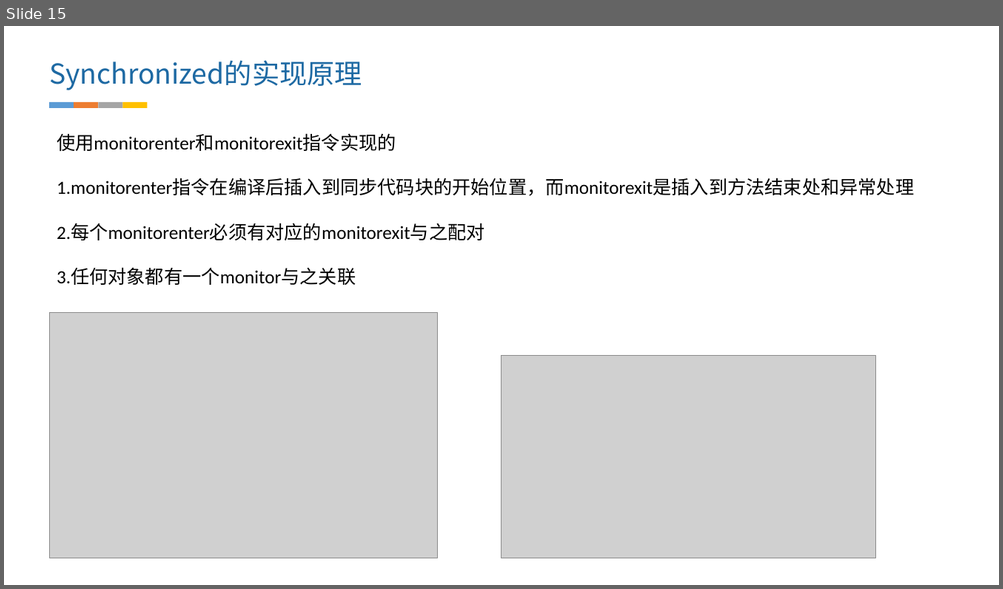
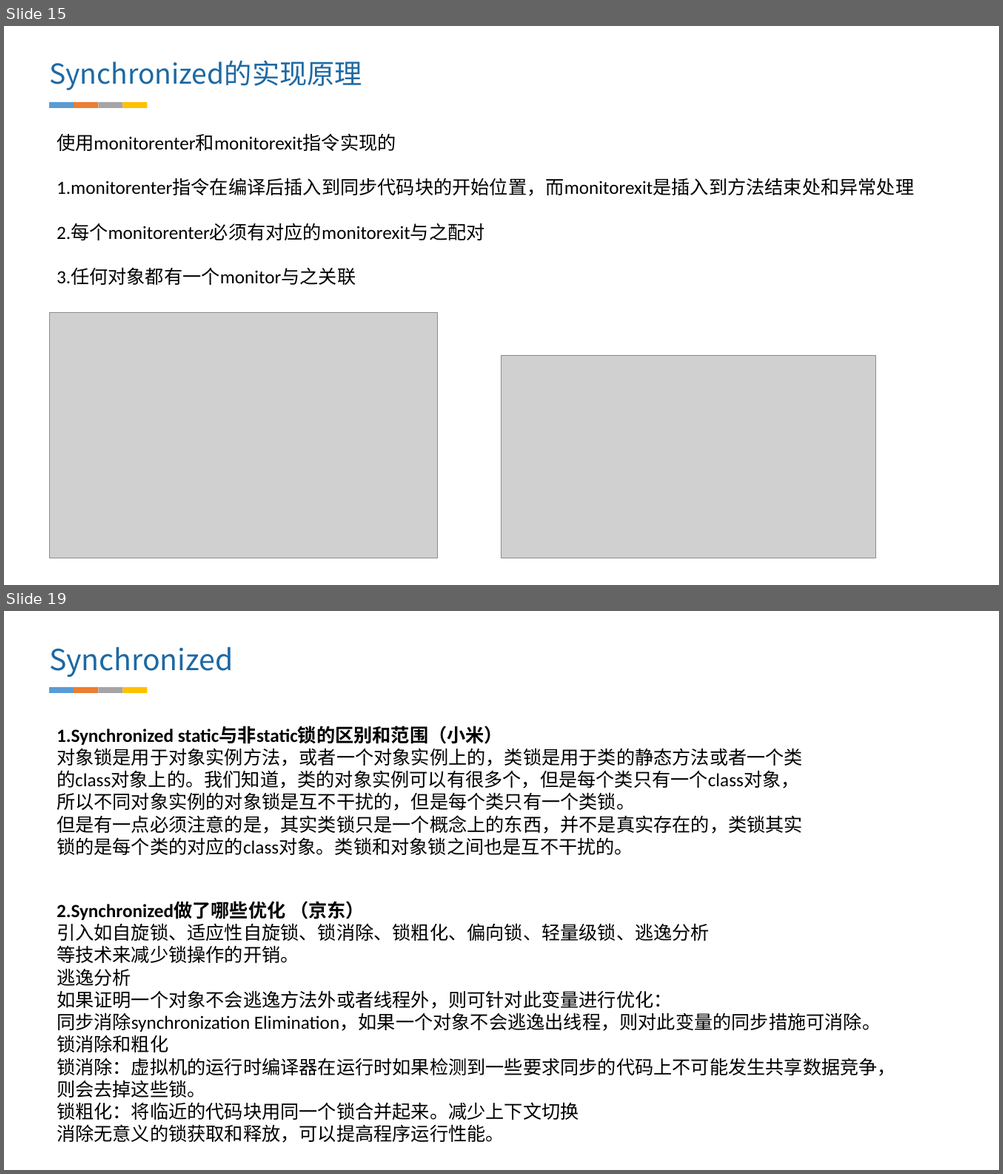
Before and after one commit to zhangwan/MyPostImg, a slide deck: 文档/享学笔记/java基础/线程.pptx. Shown one above the other, each under a label of ours: slide 15 before the commit, slides 15 and 19 after it; the slides between them are not shown. The pictures are 1003x589 and 1003x1174 pixels, drawn with LibreOffice and Linux fonts; fonts in the diff are those of the drawing; grey boxes stand for pictures. Boxes give left, top, right and bottom in pixels: in the first picture for what was removed or moved away, otherwise in the second. Text is boxed around its words. In the diff, an @@ line names an element or a change of style, - is before the commit and + after.

```diff
--- a/文档/享学笔记/java基础/线程.pptx
+++ b/文档/享学笔记/java基础/线程.pptx
@@ slide 19 added at [4,611,999,1170], background #FFFFFF @@
@@ text added at [49,647,233,677], 28 pt, text #1D69A3 @@
+Synchronized
@@ group added at [50,687,148,693]: 4 rectangles @@
@@ text added at [57,726,802,855], 18 pt, text #000000 @@
+1.Synchronized static与非static锁的区别和范围（小米）
+对象锁是用于对象实例方法，或者一个对象实例上的，类锁是用于类的静态方法或者一个类的class对象上的。我们知道，类的对象实例可以有很多个，但是每个类只有一个class对象，所以不同对象实例的对象锁是互不干扰的，但是每个类只有一个类锁。
+但是有一点必须注意的是，其实类锁只是一个概念上的东西，并不是真实存在的，类锁其实锁的是每个类的对应的class对象。类锁和对象锁之间也是互不干扰的。
@@ text added at [57,901,896,1143], 18 pt, text #000000 @@
+2.Synchronized做了哪些优化 （京东）
+引入如自旋锁、适应性自旋锁、锁消除、锁粗化、偏向锁、轻量级锁、逃逸分析
+等技术来减少锁操作的开销。
+逃逸分析
+如果证明一个对象不会逃逸方法外或者线程外，则可针对此变量进行优化：
+同步消除synchronization Elimination，如果一个对象不会逃逸出线程，则对此变量的同步措施可消除。
+锁消除和粗化
+锁消除：虚拟机的运行时编译器在运行时如果检测到一些要求同步的代码上不可能发生共享数据竞争，则会去掉这些锁。
+锁粗化：将临近的代码块用同一个锁合并起来。减少上下文切换
+消除无意义的锁获取和释放，可以提高程序运行性能。
```
Also in this commit, not shown: 3 other slides added, 3 slides removed, 1 other file.
